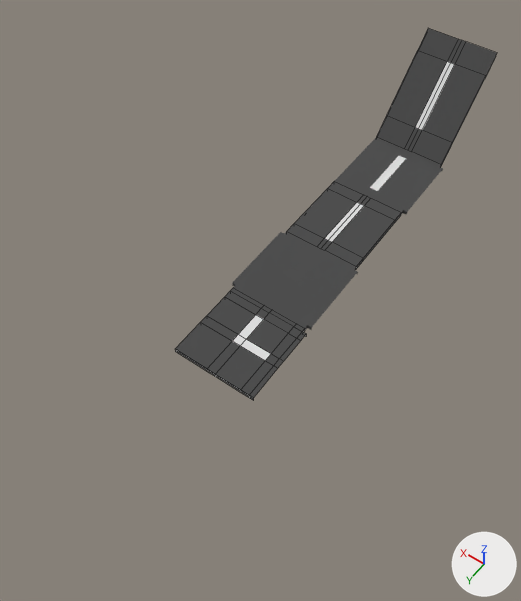
Before and after pictures for a commit that changed the FBX model Assets/Blender File/Road_Export.fbx.
Both versions are drawn from a 50 mm camera at (-2.56, 5.22, 5.89) aimed at (0.06, 1.56, 0.13). Arrows for +X, +Y and +Z are at lower right; the lights stay in place. Mesh edges are drawn as thin lines on the coarser meshes. Where no turn or scale is listed for an object, it has been applied to the vertices.

Objects in the first picture: 'road_T', 'road_X', 'road_straight', 'road_turn', 'road_uphill'.
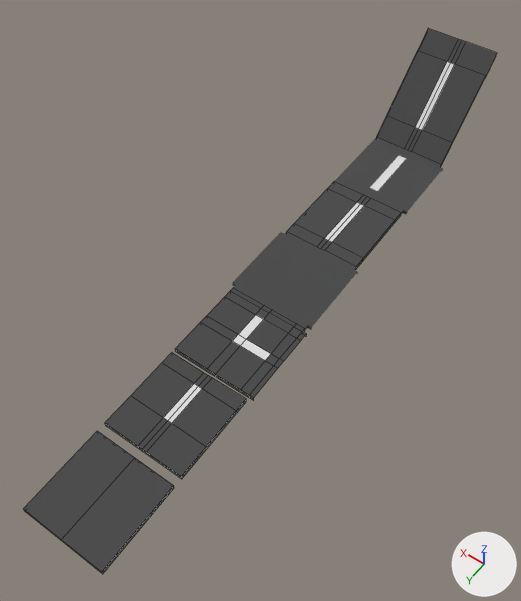
Location of each change, (x1, y1, x2, y2) in pixels of the pictures (521 x 601 px):
'road_No_Exit', added: after (24, 431, 174, 574)
'road_end', added: after (105, 353, 246, 479)
    faces in mat_road (dark grey #464646): (105, 353, 246, 479)
    faces in mat_white_strip (white #e7e7e7): (164, 384, 202, 423)

Edits to the bpy script that builds the scene:
```text
Add me_road_end_001:
    me_road_end_001.from_pydata(...)  # 31 vertices, 22 faces; spans x -0.45..0.45, y -0.5..0.45, z -0.05..0.0
    # faces by material slot: [20, 2]
    me_road_end_001.materials.append(mat_road)  # dark grey #464646
    me_road_end_001.materials.append(mat_white_strip)  # white #e7e7e7
Add me_road_no_exite_001:
    me_road_no_exite_001.from_pydata([(0.45, 0.45, -0.05), (0.45, -0.45, -0.05), (0.45, 0.45, 0.0), (0.45, -0.45, 0.0), (-0.45, 0.45, -0.05), (-0.45, -0.45, -0.05), (-0.45, 0.45, 0.0), (0.0, -0.45, 0.0), (-0.45, -0.45, 0.0), (0.0, 0.45, 0.0), (0.0, 0.45, -0.05), (0.0, -0.45, -0.05)], [], [(9, 7, 3, 2), (2, 0, 10, 9), (2, 3, 1, 0), (1, 3, 7, 11), (9, 6, 8, 7), (6, 9, 10, 4), (6, 4, 5, 8), (5, 11, 7, 8)])
    me_road_no_exite_001.materials.append(mat_road)  # dark grey #464646
Add ob_road_end:
    ob_road_end = bpy.data.objects.new('road_end', me_road_end_001)
    ob_road_end.location = (0.0, 3.0, 0.0)
Add ob_road_no_exit:
    ob_road_no_exit = bpy.data.objects.new('road_No_Exit', me_road_no_exite_001)
    ob_road_no_exit.location = (0.0, 4.0, 0.0)
```
